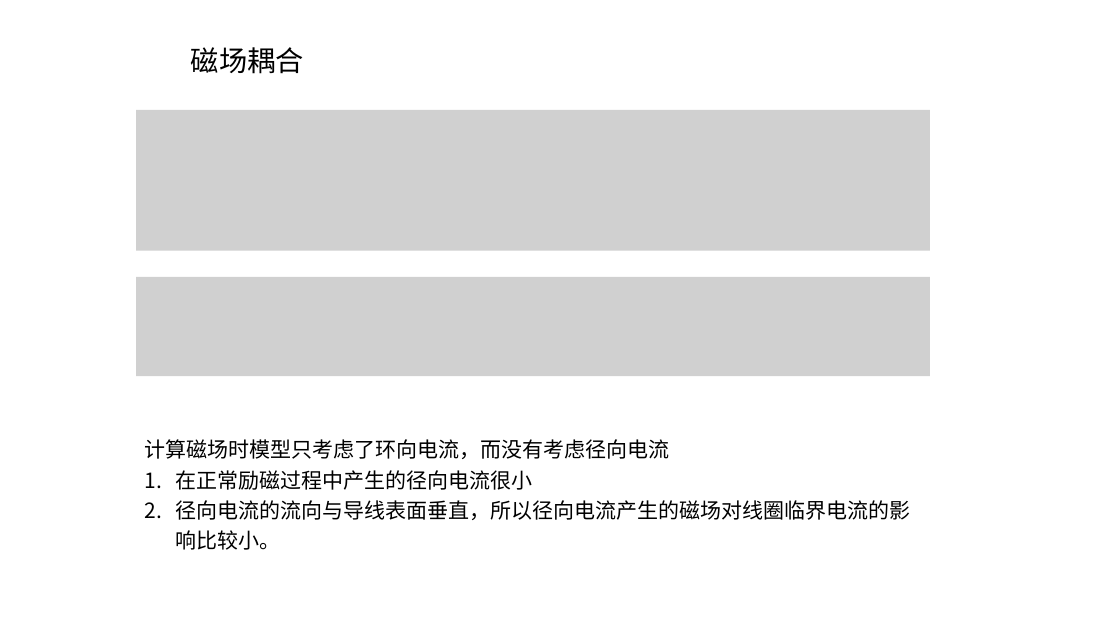
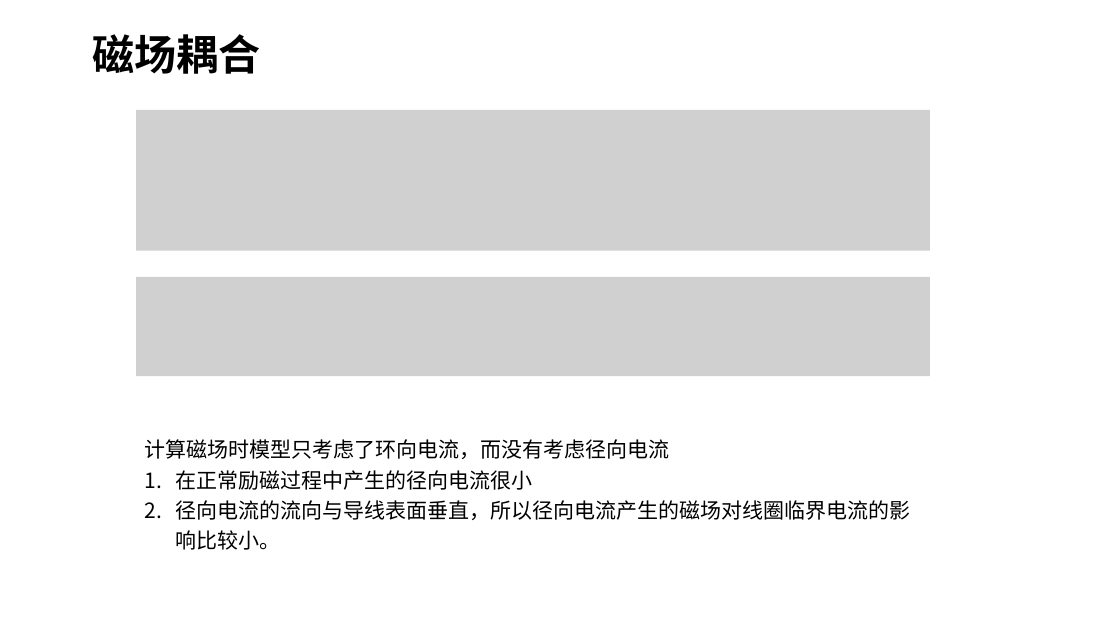
Before and after one commit to ql11/RR-coil-GC-model, a slide deck: slide 9 of 讲解.pptx. Drawn at 1120x630 pixels with LibreOffice and Linux fonts; fonts in the diff are those of the drawing; grey boxes stand for pictures. Boxes give left, top, right and bottom in pixels: in the first picture for what was removed or moved away, otherwise in the second. Text is boxed around its words. In the diff, an @@ line names an element or a change of style, - is before the commit and + after.

```diff
--- a/讲解.pptx
+++ b/讲解.pptx
@@ text "磁场耦合": place and size @@
-text "磁场耦合" at bbox=[191, 47, 304, 74]
+text "磁场耦合" at bbox=[93, 34, 261, 74]
@@ text "磁场耦合" at bbox=[93, 34, 261, 74]: size 24.2 to 36 pt, bold on; line spacing 0.7 to 0.9 @@
```
Also in this commit, not shown: 6 other slides changed.
